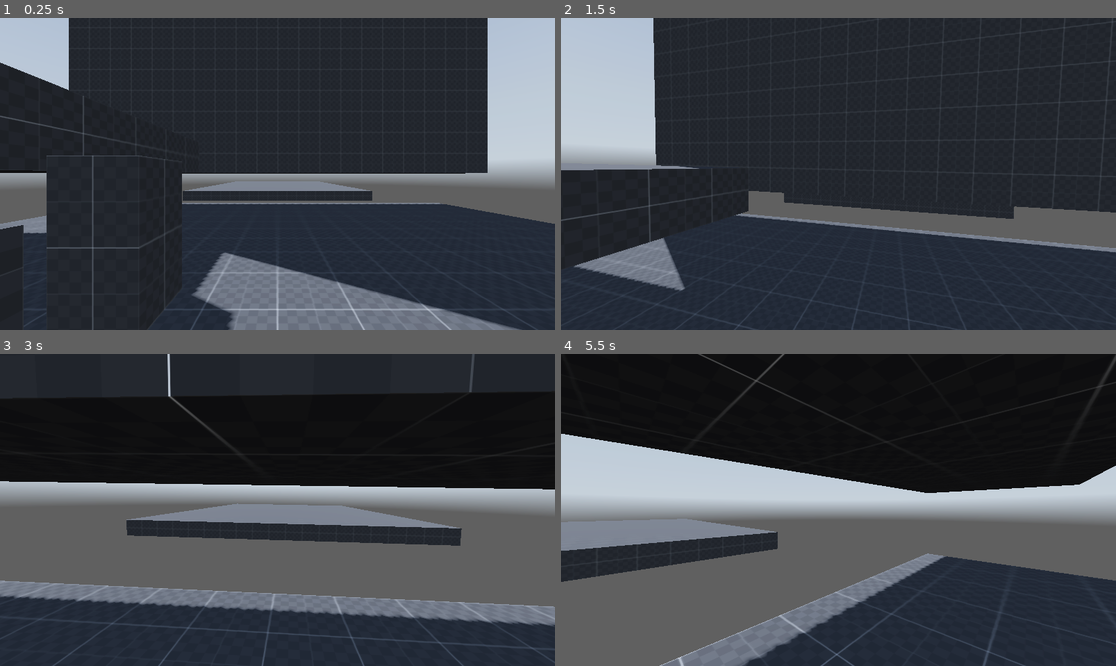
Above: before the commit, frames 1-4 (two rows, left to right).
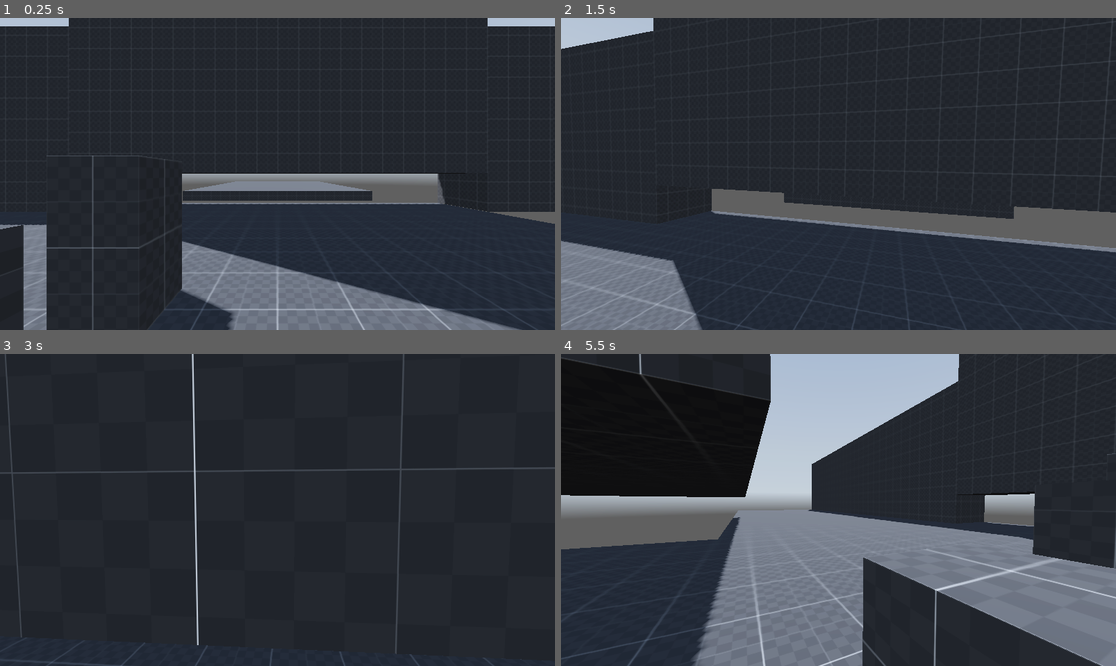
Above: after the commit, the same moments.

Repository: DrSpaniel/_Godot
Game: Godot game, scene res://scenes/main.tscn
Same seed, same stepped clock (60 frames per second), same inputs: the game is played once before the commit and once after it. A sky picture missing from this copy of the repository is replaced by a grey-blue gradient.
Inputs (mouse positions are in pixels of both pictures, inside the frame that each line leads up to):
- Up to frame 1 (0.25 s): no input
- Up to frame 2 (1.5 s): tap Enter at 0.5 s; move the mouse to (866, 174) at 0.52 s; hold Space (crouch) 0.53-1.28 s; hold W (forward) from 0.53 s (still down); tap Shift (sprint) at 0.8, 1.35 s; move the mouse to (810, 174) at 1.27 s
- Up to frame 3 (3 s): keep holding W (forward); tap Space (crouch) at 1.55, 2.85 s; move the mouse to (288, 503) at 2.02 s; press the mouse at (288, 503) at 2.03 s; tap Shift (sprint) at 2.3 s; move the mouse to (271, 516) at 2.77 s; release the mouse at (271, 516) at 2.78 s
- Up to frame 4 (5.5 s): keep holding W (forward); move the mouse to (877, 513) at 3.52 s; hold Alt (freelook) 3.53-4.28 s; tap Shift (sprint) at 3.8, 4.35, 5.3 s; tap L (debug) at 4.15 s; move the mouse to (794, 506) at 4.27 s; tap Space (crouch) at 4.55 s; tap P (reset, bound only after the commit) at 4.9 s; move the mouse to (844, 510) at 5.02 s; hold Space (crouch) from 5.03 s (still down)

The runs differ from the first frame. In frame 1, 14% of the frame differs, in the area x 0-100%, y 2-100%; in frame 2, 13%; in frame 3, 66%; in frame 4, 76%, in the area x 0-100%, y 0-100%.

Commit message:
added an idea of a wallrun and fixed a bug
there was once upon a time, a bug where holding the shift button, then the jump button would not make the player jump. little jimmy forgot about if else priorities, and accidentally prioritized shifting rather than jumping. silly little jimmy!

also, added a concept of a plan of a wallrun. super fucking jank, but hey! it has a timer! and a unique speed! and some other shit! no visual queues tho. that's for later!

Diff:
--- a/fps_test1/project.godot
+++ b/fps_test1/project.godot
@@ -72,6 +72,11 @@
 "events": [Object(InputEventKey,"resource_local_to_scene":false,"resource_name":"","device":-1,"window_id":0,"alt_press …(195 unchanged characters)…
 ]
 }
+reset={
+"deadzone": 0.2,
+"events": [Object(InputEventKey,"resource_local_to_scene":false,"resource_name":"","device":-1,"window_id":0,"alt_pressed":false,"shift_pressed":false,"ctrl_pressed":false,"meta_pressed":false,"pressed":false,"keycode":0,"physical_keycode":80,"key_label":0,"unicode":112,"location":0,"echo":false,"script":null)
+]
+}
 
 [physics]
 
--- a/fps_test1/scenes/main.tscn
+++ b/fps_test1/scenes/main.tscn
@@ -19,14 +19,6 @@
 sky = SubResource("Sky_qfnet")
 tonemap_mode = 2
 glow_enabled = true
-
-[sub_resource type="CapsuleShape3D" id="CapsuleShape3D_sugp2"]
-
-[sub_resource type="CapsuleShape3D" id="CapsuleShape3D_tbgi4"]
-height = 1.0
-
-[sub_resource type="CapsuleShape3D" id="CapsuleShape3D_jyhfs"]
-height = 1.2
 
 [sub_resource type="Animation" id="Animation_jyhfs"]
 length = 0.001
@@ -176,6 +168,14 @@
 &"softlanding": SubResource("Animation_o6xl0")
 }
 
+[sub_resource type="CapsuleShape3D" id="CapsuleShape3D_sugp2"]
+
+[sub_resource type="CapsuleShape3D" id="CapsuleShape3D_tbgi4"]
+height = 1.0
+
+[sub_resource type="CapsuleShape3D" id="CapsuleShape3D_jyhfs"]
+height = 1.2
+
 [node name="world" type="Node3D"]
 
 [node name="stage" type="Node3D" parent="."]
@@ -186,6 +186,18 @@
 size = Vector3(26, 1, 20)
 material = SubResource("StandardMaterial3D_k0juu")
 
+[node name="floor6" type="CSGBox3D" parent="stage"]
+transform = Transform3D(1, 0, 0, 0, 1, 0, 0, 0, 1, 8, -0.5, -25)
+use_collision = true
+size = Vector3(16, 1, 30)
+material = SubResource("StandardMaterial3D_k0juu")
+
+[node name="floor5" type="CSGBox3D" parent="stage"]
+transform = Transform3D(1, 0, 0, 0, 1, 0, 0, 0, 1, 3, -0.5, 43)
+use_collision = true
+size = Vector3(26, 1, 20)
+material = SubResource("StandardMaterial3D_k0juu")
+
 [node name="floor4" type="CSGBox3D" parent="stage"]
 transform = Transform3D(1, 0, 0, 0, 1, 0, 0, 0, 1, 38.0463, -0.5, 0)
 use_collision = true
@@ -246,15 +258,27 @@
 material = SubResource("StandardMaterial3D_k0juu")
 
 [node name="cieling" type="CSGBox3D" parent="stage"]
-transform = Transform3D(1, 0, 0, 0, 1, 0, 0, 0, 1, 0, 2.33657, -12.579)
-use_collision = true
-size = Vector3(20, 1, 20)
+transform = Transform3D(1, 0, 0, 0, 1, 0, 0, 0, 1, -4.5, 2.33657, -12.579)
+use_collision = true
+size = Vector3(11, 1, 20)
 material = SubResource("StandardMaterial3D_k0juu")
 
 [node name="cieling2" type="CSGBox3D" parent="stage"]
 transform = Transform3D(1, 0, 0, 0, 1, 0, 0, 0, 1, 14.5, 256.787, 0.0209999)
 use_collision = true
 size = Vector3(3, 509.9, 20)
+material = SubResource("StandardMaterial3D_k0juu")
+
+[node name="cieling3" type="CSGBox3D" parent="stage"]
+transform = Transform3D(1, 0, 0, 0, 1, 0, 0, 0, 1, 14.5, 4.42141, 25.021)
+use_collision = true
+size = Vector3(3, 8.83115, 30)
+material = SubResource("StandardMaterial3D_k0juu")
+
+[node name="cieling4" type="CSGBox3D" parent="stage"]
+transform = Transform3D(1, 0, 0, 0, 1, 0, 0, 0, 1, 14.5, 4.42141, -24.979)
+use_collision = true
+size = Vector3(3, 8.83115, 30)
 material = SubResource("StandardMaterial3D_k0juu")
 
 [node name="env" type="Node3D" parent="."]
@@ -269,6 +293,20 @@
 [node name="player" type="CharacterBody3D" parent="."]
 transform = Transform3D(-4.37114e-08, 0, -1, 0, 1, 0, 1, 0, -4.37114e-08, 3.3, 0, 0)
 script = ExtResource("3_sugp2")
+
+[node name="neck" type="Node3D" parent="player"]
+transform = Transform3D(1, 0, 0, 0, 1, 0, 0, 0, 1, 0, 1.8, 0)
+
+[node name="head" type="Node3D" parent="player/neck"]
+
+[node name="eyes" type="Node3D" parent="player/neck/head"]
+
+[node name="Camera3D" type="Camera3D" parent="player/neck/head/eyes"]
+
+[node name="AnimationPlayer" type="AnimationPlayer" parent="player/neck/head/eyes"]
+libraries = {
+&"": SubResource("AnimationLibrary_tbgi4")
+}
 
 [node name="standing_collision" type="CollisionShape3D" parent="player"]
 transform = Transform3D(1, 0, 0, 0, 1, 0, 0, 0, 1, 0, 1, 0)
@@ -286,18 +324,3 @@
 
 [node name="RayCast3D" type="RayCast3D" parent="player"]
 target_position = Vector3(0, 2, 0)
-
-[node name="neck" type="Node3D" parent="player"]
-unique_name_in_owner = true
-transform = Transform3D(1, 0, 0, 0, 1, 0, 0, 0, 1, 0, 1.8, 0)
-
-[node name="head" type="Node3D" parent="player/neck"]
-
-[node name="eyes" type="Node3D" parent="player/neck/head"]
-
-[node name="Camera3D" type="Camera3D" parent="player/neck/head/eyes"]
-
-[node name="AnimationPlayer" type="AnimationPlayer" parent="player/neck/head/eyes"]
-libraries = {
-&"": SubResource("AnimationLibrary_tbgi4")
-}
--- a/fps_test1/scripts/player.gd
+++ b/fps_test1/scripts/player.gd
@@ -37,18 +37,18 @@
 
 const jump_velocity = 7
 
-#TEST VARS
-
-const crouch_translate = 0.7
-const crouch_jump_add = crouch_translate * 0.9 # 0.9 for sourcelike camera jitter in air on crouch, makes for a nice notifier
-var is_crouched := false
-#END TEST VARS
-
 var crouch_counter = 0.0
 var min_crouch_counter = 5.0
 var max_crouch_counter = 11.0
 var is_charging = false
 
+# Wallrun vars
+
+var wallrunPrint = false
+var is_wallrunning = false
+var wallruncounter = 0.0
+var max_wallruncounter = 1.5	#delta counts starting from 0.... so this is actually 3 seconds
+
 
 # Headbob vars
 
@@ -75,6 +75,7 @@
 const walking_speed = 5.0
 const sprint_speed = 8.0
 const crouch_speed = 3.0
+var wallrun_speed = 20.0
 
 # Movement vars
 
@@ -128,6 +129,10 @@
 	#getting movement input
 	var input_dir := Input.get_vector("left", "right", "forward", "backward")
 	horizontal_velocity = Vector2(velocity.x, velocity.z)
+
+
+	#wallruncounter += delta
+	#print("wallrun timer:", int(wallruncounter))
 
 	if Input.is_action_just_pressed("debug"):
 		print("-------DEBUG-------")
@@ -140,8 +145,36 @@
 		print("velocity.x:", velocity.x)
 		print("velocity.x:", velocity.z)
 		print("horiz velocity", horizontal_velocity.length())
+		print(get_gravity())
+
+	if Input.is_action_just_pressed("reset"):		#in case you fall off.... idiot
+		global_position = Vector3.ZERO
+		velocity = Vector3.ZERO
+		rotation = Vector3.ZERO
+		head.rotation = Vector3.ZERO
 
 	# Handling movement states
+
+	#Wall... run?
+
+	if is_on_wall_only():	#triggers when player is only touching a wall, and nothing else. great start for the wallrun!
+		wallruncounter += delta
+		print(wallruncounter)
+
+		if wallruncounter < max_wallruncounter and input_dir != Vector2.ZERO:
+			is_wallrunning = true
+		else:
+			is_wallrunning = false
+
+		if not wallrunPrint:
+			print("touching wall!")
+			wallrunPrint = true
+	else:
+		wallrunPrint = false
+		is_wallrunning = false
+		wallruncounter = 0.0
+
+
 
 	# Crouching
 	if is_on_floor() and Input.is_action_pressed("crouch") or sliding:			#made this only if on floor cause i need a different type of crouch logic to have crouch jumping
@@ -181,8 +214,9 @@
 
 		head.position.y = lerp(head.position.y, 0.0, delta * lerp_speed)
 
-		#print("can sprint, jump")
-		if Input.is_action_pressed("sprint"):
+		if Input.is_action_just_released("crouch") and is_on_floor():		#im pretty sure this is getting broken by the above sprint thing, FIXED!!!!!!! jump takes priority over sprint
+			do_jump(crouch_counter)
+		elif Input.is_action_pressed("sprint"):
 			# Sprinting
 			if is_on_floor():
 				current_speed = lerp(current_speed, sprint_speed, delta * lerp_speed/4)
@@ -193,8 +227,6 @@
 					print("can sprint")
 				else:
 					print("can't sprint")
-		elif Input.is_action_just_released("crouch") and is_on_floor():		#im pretty sure this is getting broken by the above sprint thing, when i jump while in a slide and also holding sprint it does not jump.;
-			do_jump(crouch_counter)
 		else:
 			# Walking
 			current_speed = lerp(current_speed, walking_speed, delta * lerp_speed)
@@ -252,29 +284,31 @@
 
 	# Add the gravity.
 	if not is_on_floor():
-		velocity += get_gravity() * delta
-
-		if Input.is_action_pressed("crouch"):		#FIXED!!!!!!! but now there needs to be a raycast checker for the floor bug
-			print("crouchJump")
-		elif Input.is_action_just_released("crouch"):
-			print("crouchJumpRelease")
-
+		if !is_wallrunning:
+			velocity += get_gravity() * delta
+			if Input.is_action_pressed("crouch"):		#FIXED!!!!!!! but now there needs to be a raycast checker for the floor bug
+				print("crouchJump")
+			elif Input.is_action_just_released("crouch"):
+				print("crouchJumpRelease")
+		else:
+			velocity.y = 0.0		#super jank. just illediatley halts vertical velocity when touching a wall in the air.
+			current_speed = lerp(current_speed, wallrun_speed, delta * lerp_speed)
 
 
 
 	#Handle landing animations
-	if is_on_floor():
-		if last_velocity.y < 0.0:
-			print(last_velocity.y)		#when landing shows how hard we just landed. can be used to determine how the screenshake is.
-			if last_velocity.y < -12.0:	#when velocity goes past -10
-				print("roll")
-				animation_player.play("roll")
-			elif last_velocity.y < -7.0:
-				print("hard fall")
-				animation_player.play("hardlanding")
-			elif last_velocity.y < -4.0:
-				print("regular fall")
-				animation_player.play("softlanding")
+	#if is_on_floor():
+		#if last_velocity.y < 0.0:
+			#print(last_velocity.y)		#when landing shows how hard we just landed. can be used to determine how the screenshake is.
+			#if last_velocity.y < -12.0:	#when velocity goes past -10
+				#print("roll")
+				#animation_player.play("roll")
+			#elif last_velocity.y < -7.0:
+				#print("hard fall")
+				#animation_player.play("hardlanding")
+			#elif last_velocity.y < -4.0:
+				#print("regular fall")
+				#animation_player.play("softlanding")
 
 	# Player movement
 
